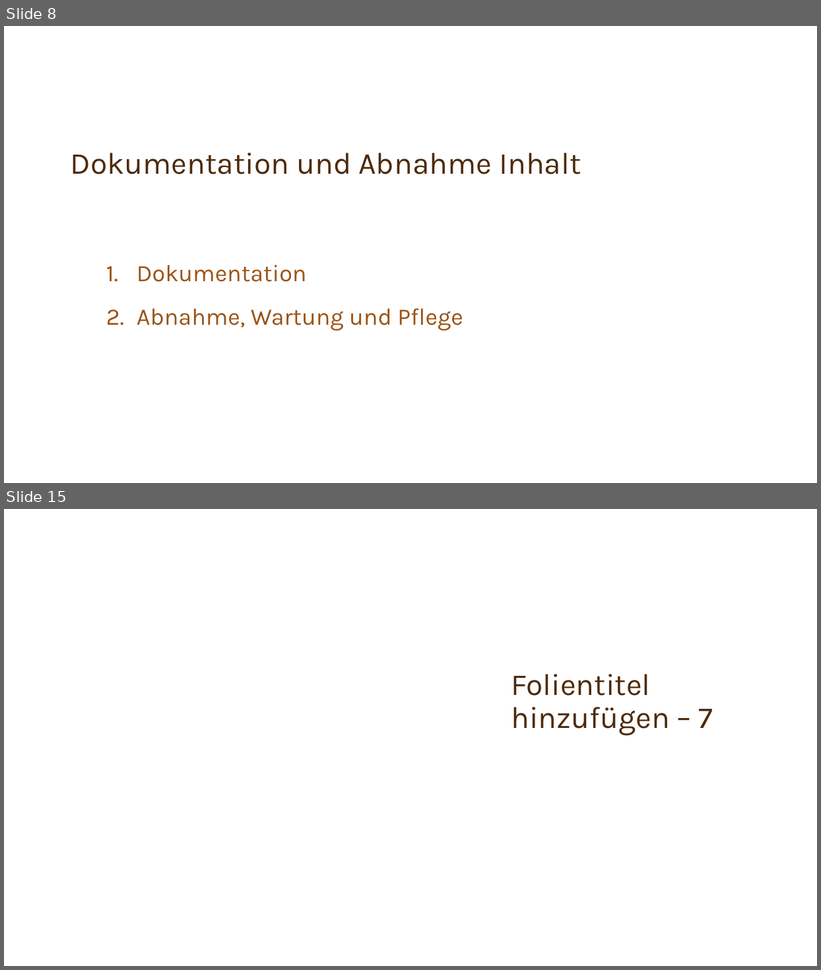
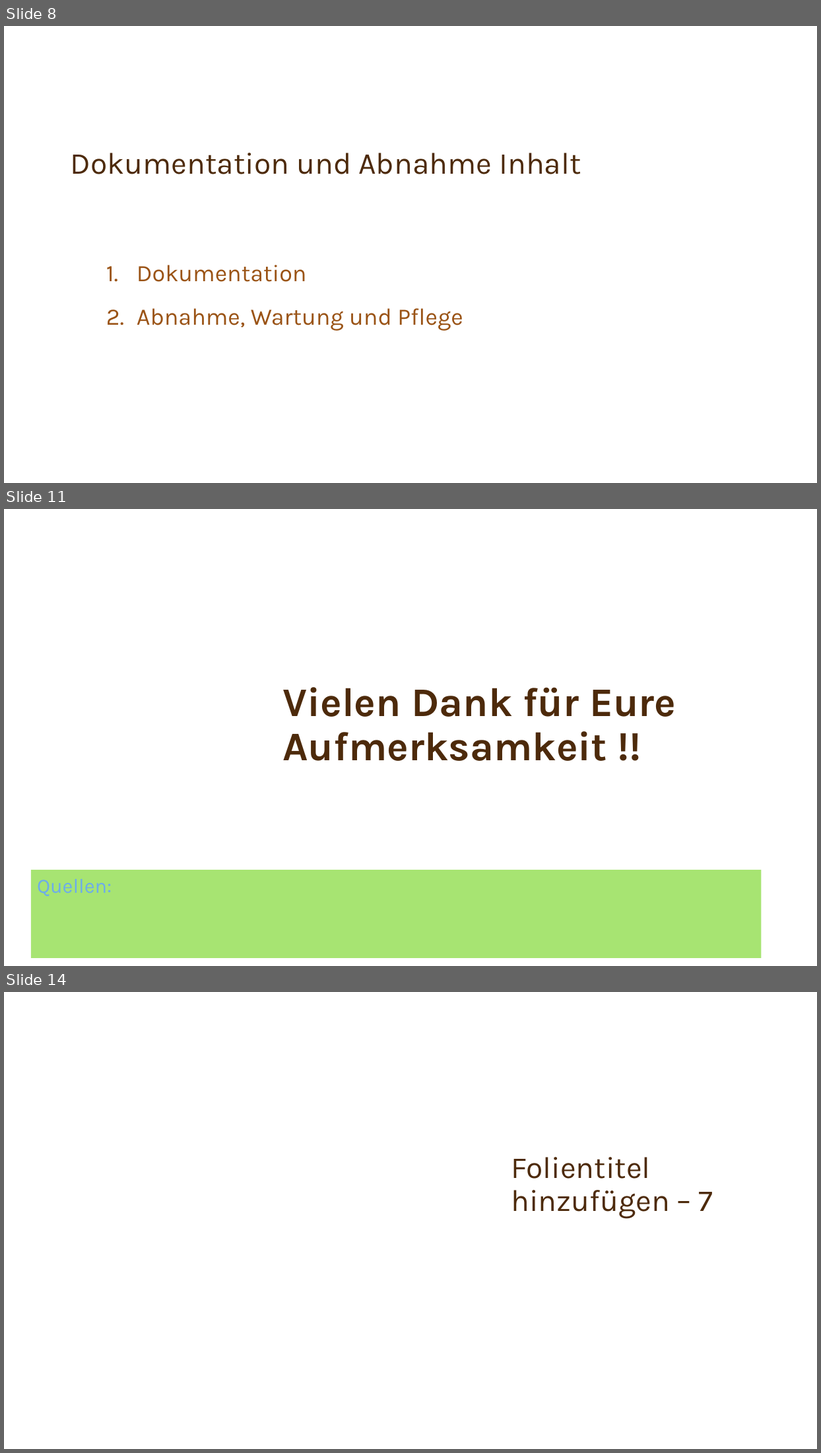
Before and after one commit to Team-6-SYP/Spassseite, a slide deck: Kapitel 9 Qualitätsicherung.pptx. Shown one above the other, each under a label of ours: slides 8 and 15 before the commit, slides 8, 11 and 14 after it; the slides between them are not shown. The pictures are 821x970 and 821x1453 pixels, drawn with LibreOffice and Linux fonts; fonts in the diff are those of the drawing; background and template pictures are left out. Boxes give left, top, right and bottom in pixels: in the first picture for what was removed or moved away, otherwise in the second. Text is boxed around its words. In the diff, an @@ line names an element or a change of style, - is before the commit and + after.

```diff
--- a/Kapitel 9 Qualitätsicherung.pptx
+++ b/Kapitel 9 Qualitätsicherung.pptx
@@ slide 11 added at <box>4,509,817,966</box>, background picture (left out) @@
@@ title added at <box>283,687,676,761</box>, 48 pt, text #4D2A0B, bold @@
+Vielen Dank für Eure Aufmerksamkeit !!
@@ text added at <box>31,870,762,958</box>, fill #A7E472, 24 pt, text #6CACEC @@
+Quellen:
@@ what was slide 15 is now slide 14 @@
```
Also in this commit, not shown: 2 slides changed, 1 other slide added, 3 slides removed.
